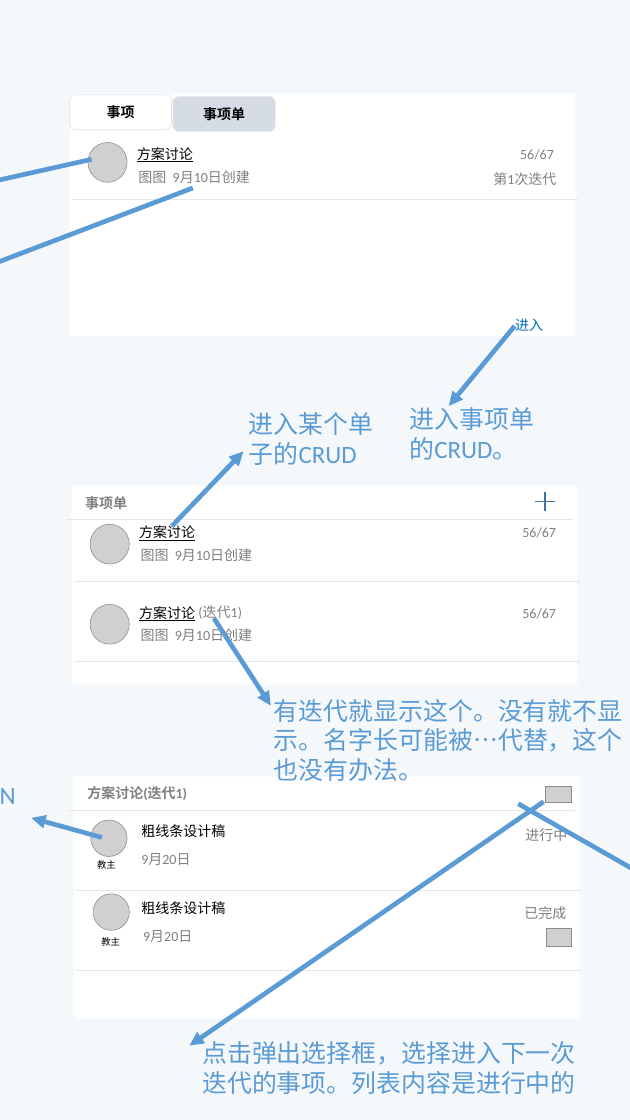
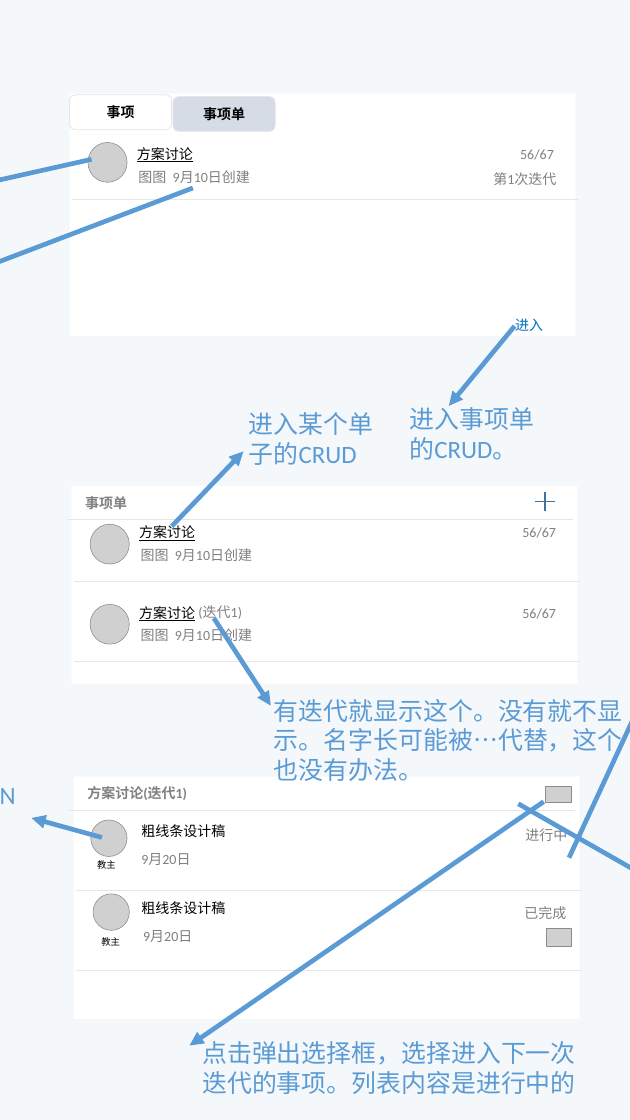
Before and after one commit to nstutu/makarov, a slide deck: slide 8 of design/makarovDesign.pptx. Drawn at 630x1120 pixels with LibreOffice and Linux fonts; fonts in the diff are those of the drawing; grey boxes stand for pictures; background and template pictures are left out. Boxes give left, top, right and bottom in pixels: in the first picture for what was removed or moved away, otherwise in the second. Text is boxed around its words. In the diff, an @@ line names an element or a change of style, - is before the commit and + after.

```diff
--- a/design/makarovDesign.pptx
+++ b/design/makarovDesign.pptx
@@ arrow added from (569, 858) to (630, 597), #5B9BD5 6 pt @@
```
Also in this commit, not shown: 1 other slide changed, 10 other files.
